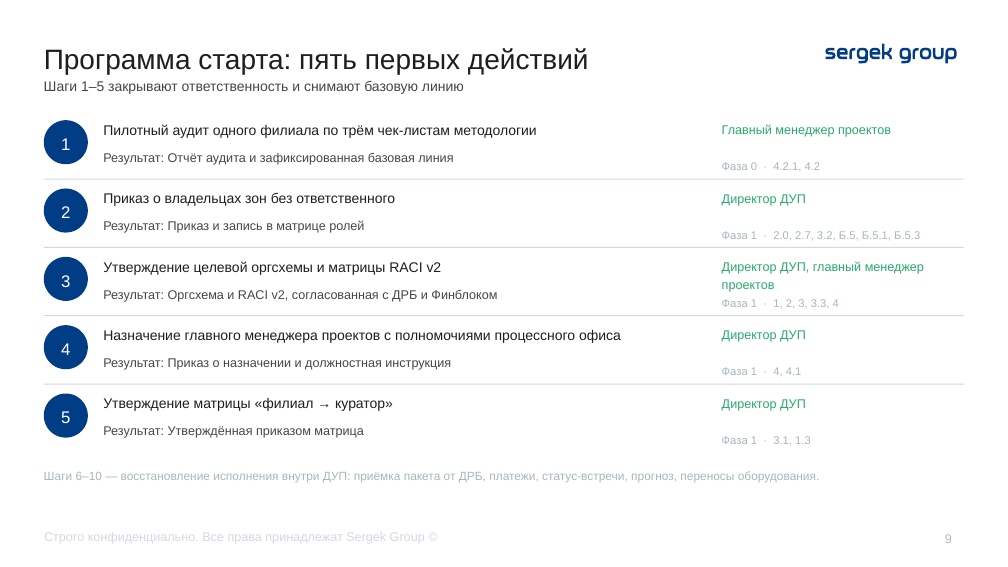
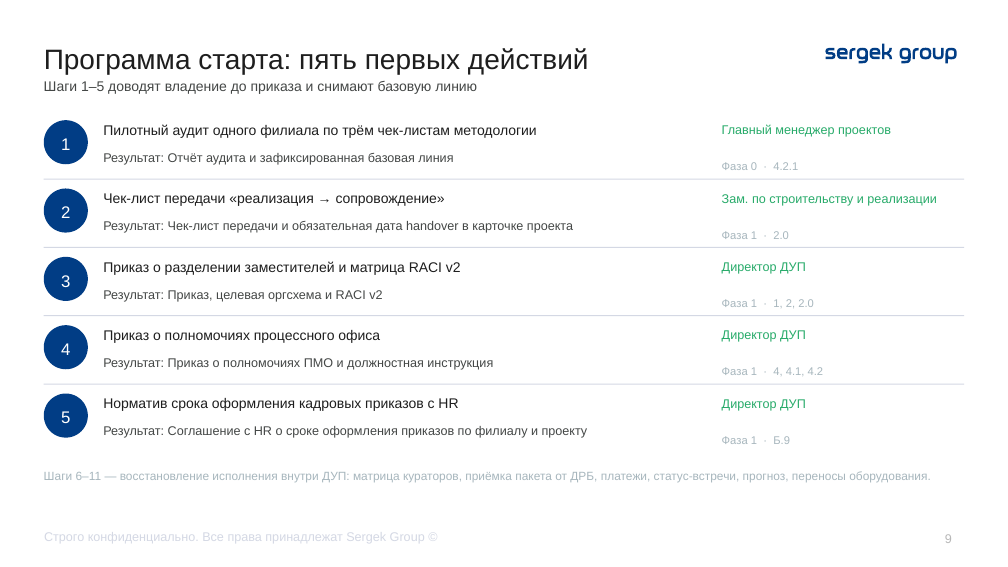
Before and after one commit to TemeshevProject/SG-DUP-Project, a slide deck: slide 9 of dup_project/02_Презентация/ДУП_Приоритеты_реинжиниринга_презентация.pptx. Drawn at 1008x567 pixels with LibreOffice and Linux fonts; fonts in the diff are those of the drawing. Boxes give left, top, right and bottom in pixels: in the first picture for what was removed or moved away, otherwise in the second. Text is boxed around its words. In the diff, an @@ line names an element or a change of style, - is before the commit and + after.

```diff
--- a/dup_project/02_Презентация/ДУП_Приоритеты_реинжиниринга_презентация.pptx
+++ b/dup_project/02_Презентация/ДУП_Приоритеты_реинжиниринга_презентация.pptx
@@ text at (x1=44, y1=81, x2=477, y2=94): text changed @@
-Шаги 1–5 закрывают ответственность и снимают базовую линию
+Шаги 1–5 доводят владение до приказа и снимают базовую линию
@@ text at (x1=722, y1=162, x2=798, y2=170): text changed @@
-Фаза 0 · 4.2.1, 4.2
+Фаза 0 · 4.2.1
@@ text at (x1=103, y1=193, x2=445, y2=206): text changed @@
-Приказ о владельцах зон без ответственного
+Чек-лист передачи «реализация → сопровождение»
@@ text at (x1=722, y1=194, x2=937, y2=206): text changed @@
-Директор ДУП
+Зам. по строительству и реализации
@@ text at (x1=103, y1=221, x2=573, y2=233): text changed @@
-Результат: Приказ и запись в матрице ролей
+Результат: Чек-лист передачи и обязательная дата handover в карточке проекта
@@ text at (x1=722, y1=231, x2=789, y2=239): text changed @@
-Фаза 1 · 2.0, 2.7, 3.2, Б.5, Б.5.1, Б.5.3
+Фаза 1 · 2.0
@@ text at (x1=103, y1=261, x2=461, y2=275): text changed @@
-Утверждение целевой оргсхемы и матрицы RACI v2
+Приказ о разделении заместителей и матрица RACI v2
@@ text at (x1=722, y1=262, x2=806, y2=274): text changed @@
-Директор ДУП, главный менеджер проектов
+Директор ДУП
@@ text at (x1=103, y1=290, x2=382, y2=302): text changed @@
-Результат: Оргсхема и RACI v2, согласованная с ДРБ и Финблоком
+Результат: Приказ, целевая оргсхема и RACI v2
@@ text at (x1=722, y1=299, x2=814, y2=308): text changed @@
-Фаза 1 · 1, 2, 3, 3.3, 4
+Фаза 1 · 1, 2, 2.0
@@ text at (x1=103, y1=358, x2=493, y2=370): text changed @@
-Результат: Приказ о назначении и должностная инструкция
+Результат: Приказ о полномочиях ПМО и должностная инструкция
@@ text at (x1=103, y1=330, x2=380, y2=343): text changed @@
-Назначение главного менеджера проектов с полномочиями процессного офиса
+Приказ о полномочиях процессного офиса
@@ text at (x1=722, y1=367, x2=824, y2=376): text changed @@
-Фаза 1 · 4, 4.1
+Фаза 1 · 4, 4.1, 4.2
@@ text at (x1=103, y1=398, x2=458, y2=411): text changed @@
-Утверждение матрицы «филиал → куратор»
+Норматив срока оформления кадровых приказов с HR
@@ text at (x1=103, y1=426, x2=588, y2=438): text changed @@
-Результат: Утверждённая приказом матрица
+Результат: Соглашение с HR о сроке оформления приказов по филиалу и проекту
@@ text at (x1=722, y1=436, x2=790, y2=444): text changed @@
-Фаза 1 · 3.1, 1.3
+Фаза 1 · Б.9
@@ text at (x1=44, y1=471, x2=931, y2=482): text changed @@
-Шаги 6–10 — восстановление исполнения внутри ДУП: приёмка пакета от ДРБ, платежи, статус-встречи, прогноз, переносы оборудования.
+Шаги 6–11 — восстановление исполнения внутри ДУП: матрица кураторов, приёмка пакета от ДРБ, платежи, статус-встречи, прогноз, переносы оборудования.
```
Also in this commit, not shown: 7 other slides changed, 9 other files.
